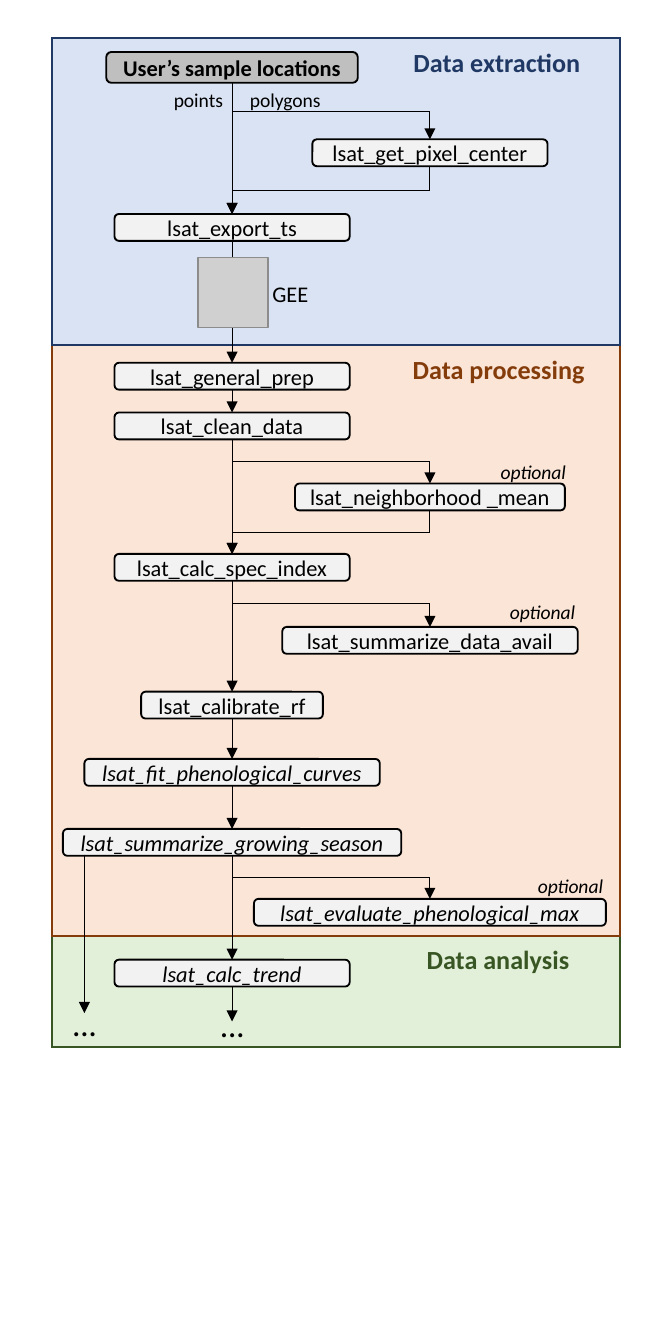
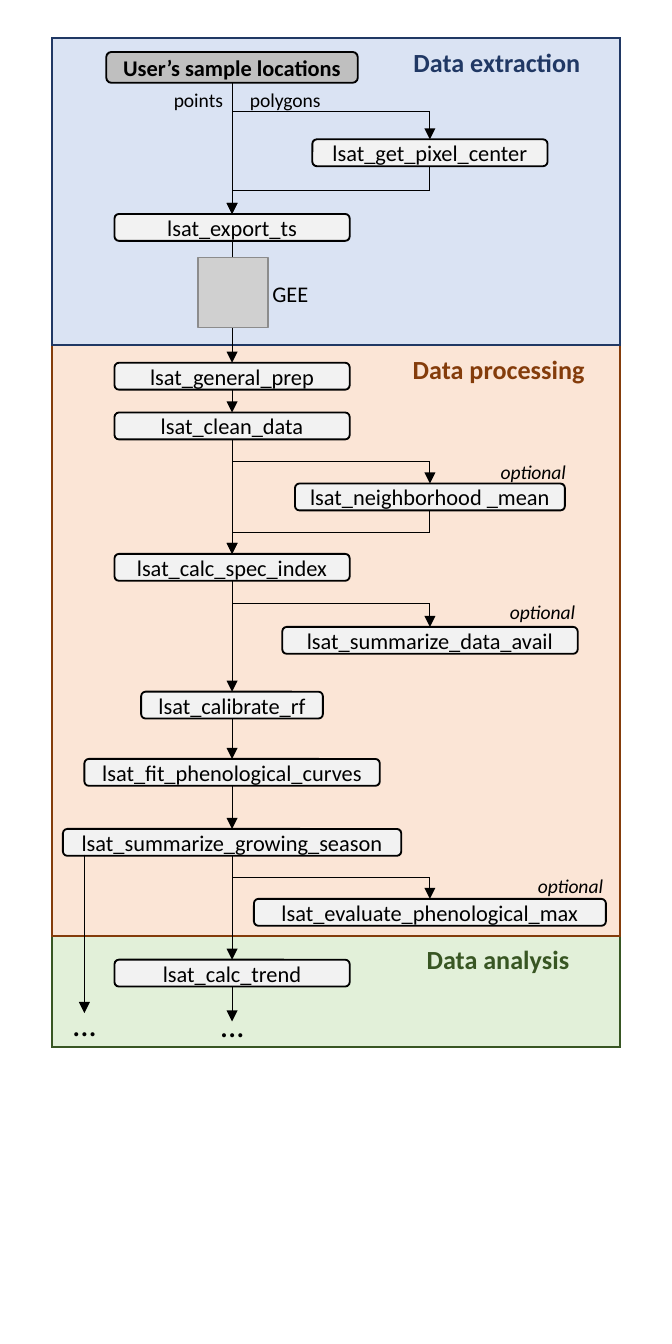
Before and after one commit to logan-berner/LandsatTS, a slide deck: slide 1 of man/manuscript/figures/figure_1_schematic.pptx. Drawn at 672x1344 pixels with LibreOffice and Linux fonts; fonts in the diff are those of the drawing; grey boxes stand for pictures. Boxes give left, top, right and bottom in pixels: in the first picture for what was removed or moved away, otherwise in the second. Text is boxed around its words. In the diff, an @@ line names an element or a change of style, - is before the commit and + after.

Commit message:
renamed package to from lsatTS to LandsatTS and updated files

```diff
--- a/man/manuscript/figures/figure_1_schematic.pptx
+++ b/man/manuscript/figures/figure_1_schematic.pptx
@@ italic off in 4 elements at bbox=[85, 759, 380, 786], bbox=[63, 829, 402, 856], bbox=[254, 899, 606, 926], bbox=[114, 960, 349, 986] @@
```
Also in this commit, not shown: 22 other files.
